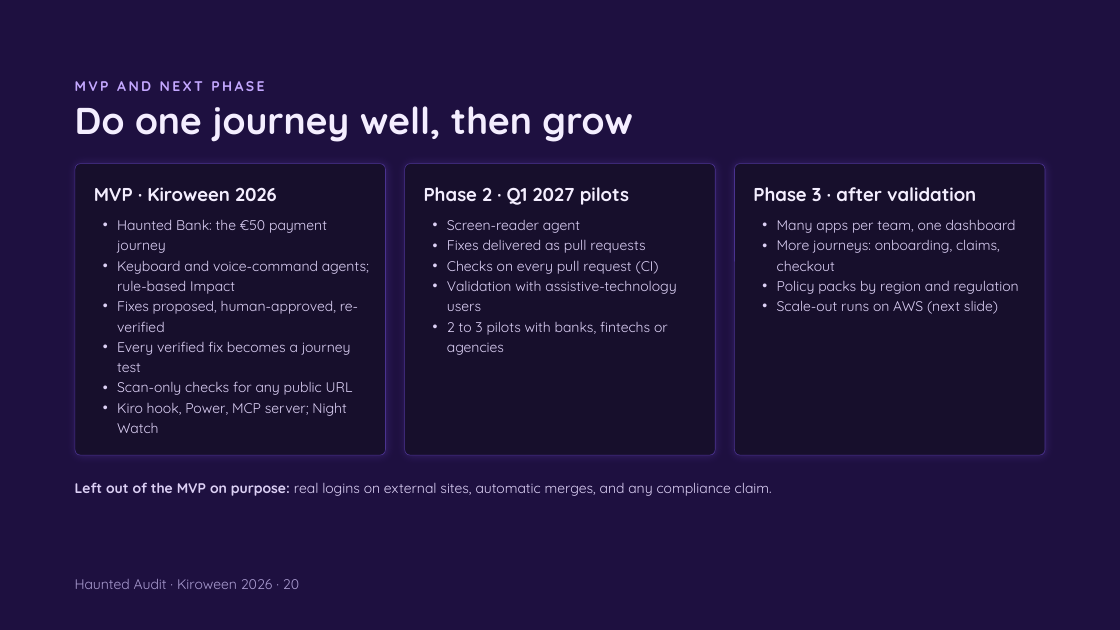
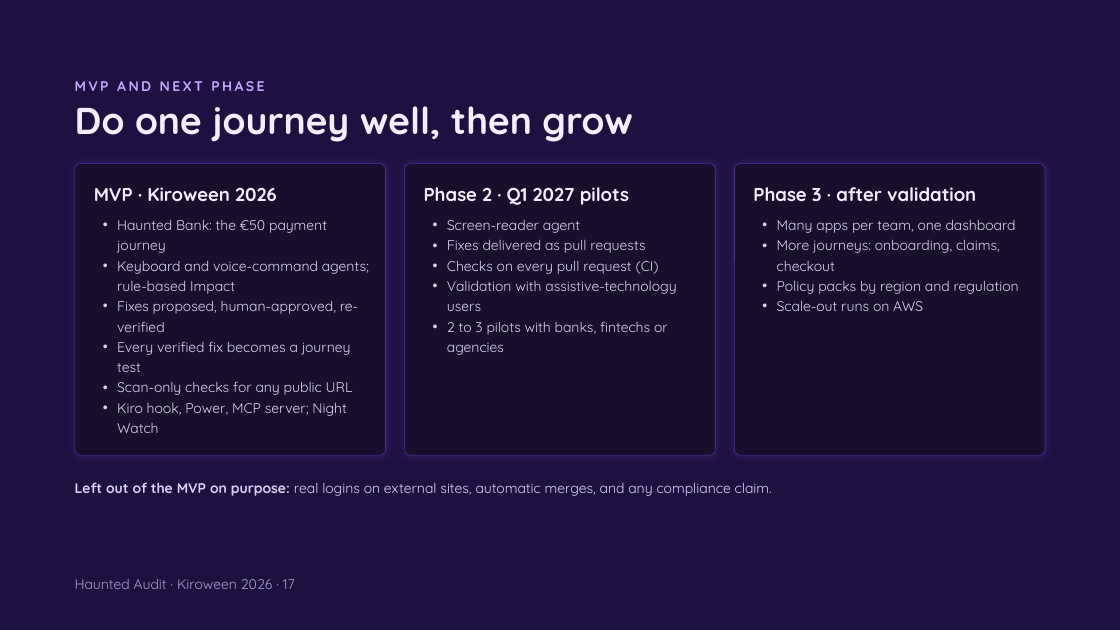
Before and after one commit to charvimaurya/haunted-audit, a slide deck: slide 17 of docs/Haunted Audit Judge Deck V1.pptx (slide 20 before the commit). Drawn at 1120x630 pixels with LibreOffice and Linux fonts; fonts in the diff are those of the drawing; background and template pictures are left out. Boxes give left, top, right and bottom in pixels: in the first picture for what was removed or moved away, otherwise in the second. Text is boxed around its words. In the diff, an @@ line names an element or a change of style, - is before the commit and + after.

```diff
--- a/docs/Haunted Audit Judge Deck V1.pptx
+++ b/docs/Haunted Audit Judge Deck V1.pptx
@@ text at bbox=[777, 301, 923, 311]: text changed @@
-• Scale-out runs on AWS (next slide)
+• Scale-out runs on AWS
@@ text at bbox=[75, 579, 295, 589]: text changed @@
-Haunted Audit · Kiroween 2026 · 20
+Haunted Audit · Kiroween 2026 · 17
```
Also in this commit, not shown: 8 other slides changed, 1 slide added, 6 slides removed, 1 other file.
